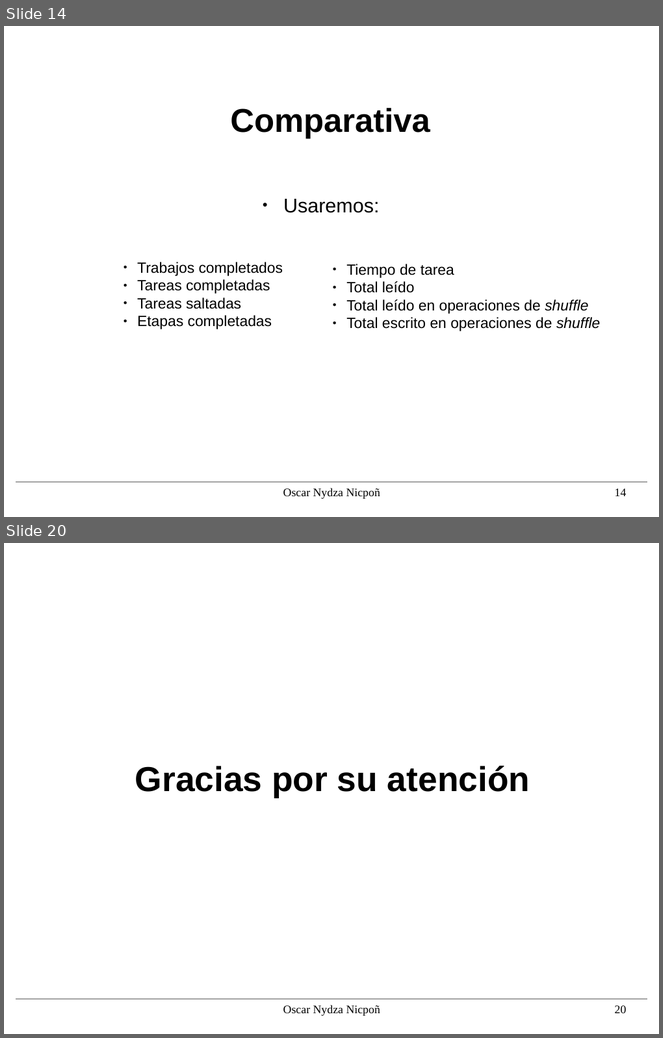
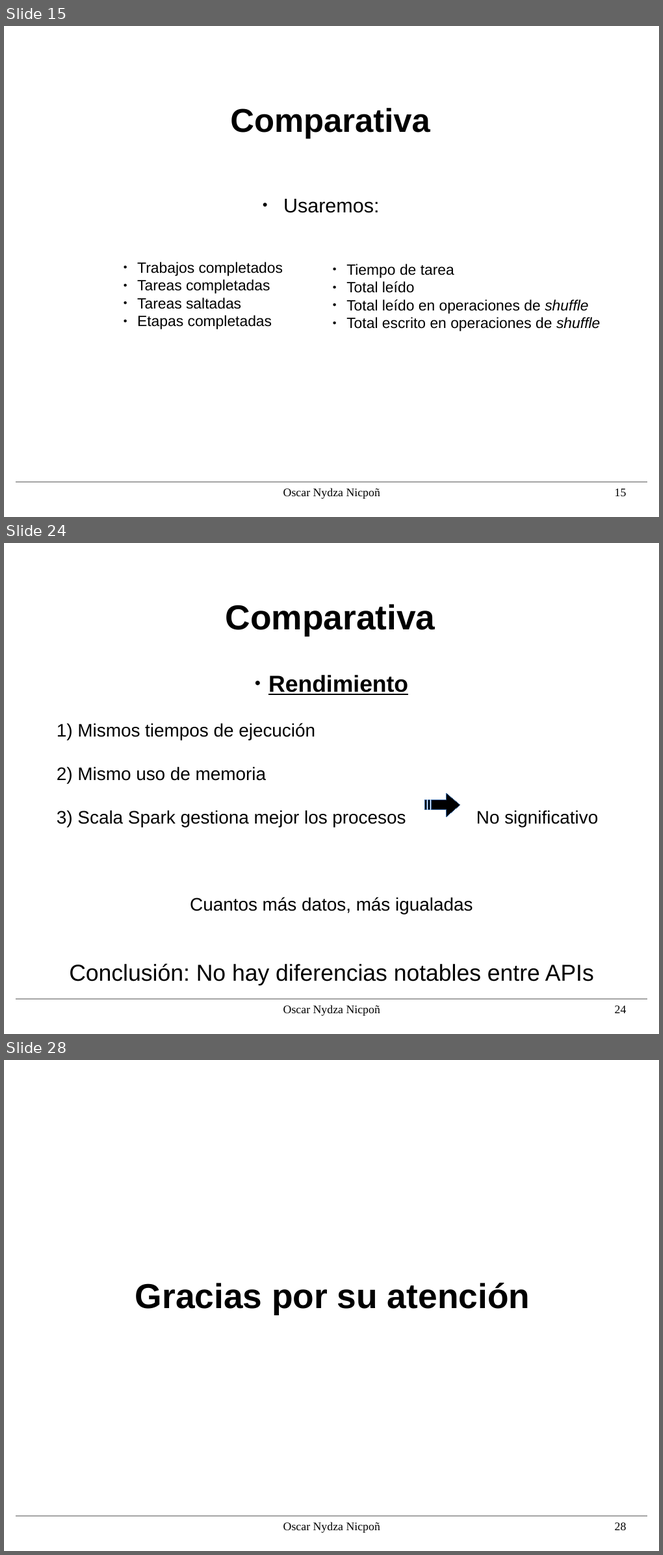
Before and after one commit to nipsn/Spark-TFG, a slide deck: presentacion/diapos.odp. Shown one above the other, each under a label of ours: slides 14 and 20 before the commit, slides 15, 24 and 28 after it; the slides between them are not shown. The pictures are 663x1038 and 663x1555 pixels, drawn with LibreOffice and Linux fonts; fonts in the diff are those of the drawing; background and template pictures are left out. Boxes give left, top, right and bottom in pixels: in the first picture for what was removed or moved away, otherwise in the second. Text is boxed around its words. In the diff, an @@ line names an element or a change of style, - is before the commit and + after.

```diff
--- a/presentacion/diapos.odp
+++ b/presentacion/diapos.odp
@@ slide 24 added at bbox=[4, 543, 659, 1034], background #FFFFFF; not listed: 1 template element that a slide beside it also shows @@
@@ title added at bbox=[226, 604, 436, 636], 42 pt, text #000000, bold @@
+Comparativa
@@ text added at bbox=[69, 675, 598, 986], 22 pt, text #000000 @@
+● Rendimiento
+1) Mismos tiempos de ejecución
+2) Mismo uso de memoria
+3) Scala Spark gestiona mejor los procesos No significativo
+Cuantos más datos, más igualadas
+Conclusión: No hay diferencias notables entre APIs
@@ freeform shape added at bbox=[426, 793, 460, 817], fill #000000, outline #3465A4 0 pt @@
@@ text added at bbox=[284, 1005, 380, 1016], 14 pt, text #000000 @@
+Oscar Nydza Nicpoñ
@@ page number added at bbox=[615, 1006, 627, 1014], 14 pt, text #000000 @@
+24
@@ what was slide 14 is now slide 15 @@
@@ page number at bbox=[615, 489, 627, 497]: text changed @@
-14
+15
@@ what was slide 20 is now slide 28 @@
@@ page number at bbox=[615, 1523, 627, 1531]: text changed @@
-20
+28
```
Also in this commit, not shown: 8 slides changed, 7 other slides added, 2 other files.
